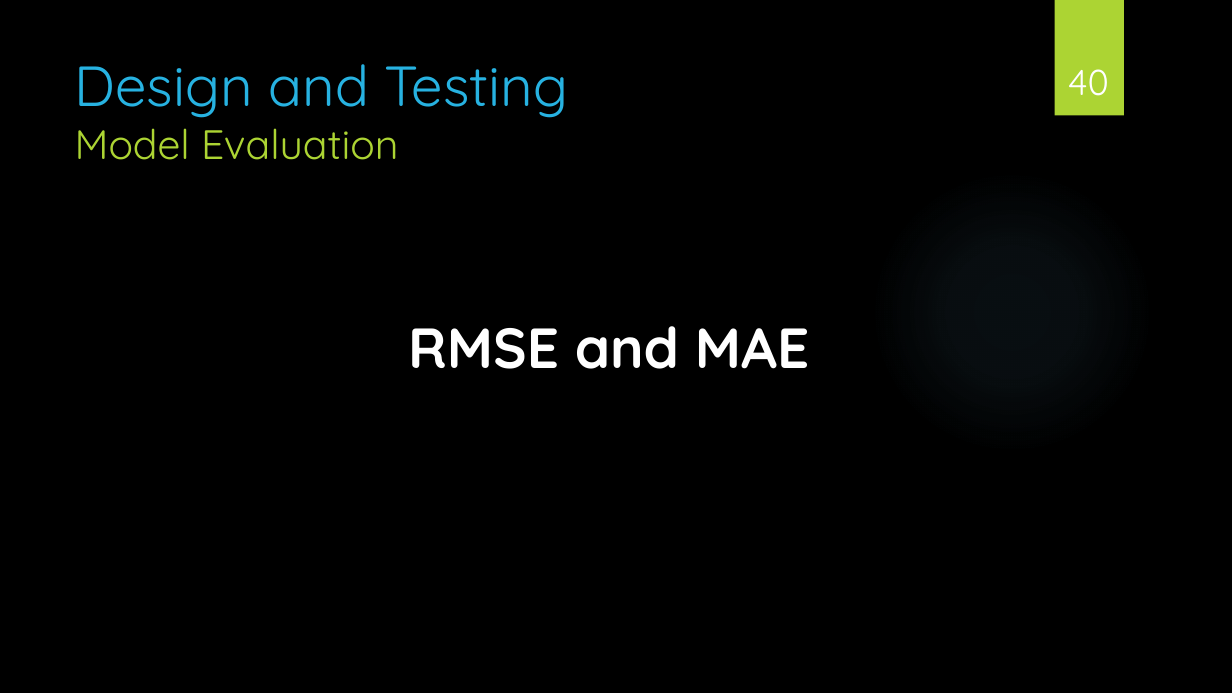
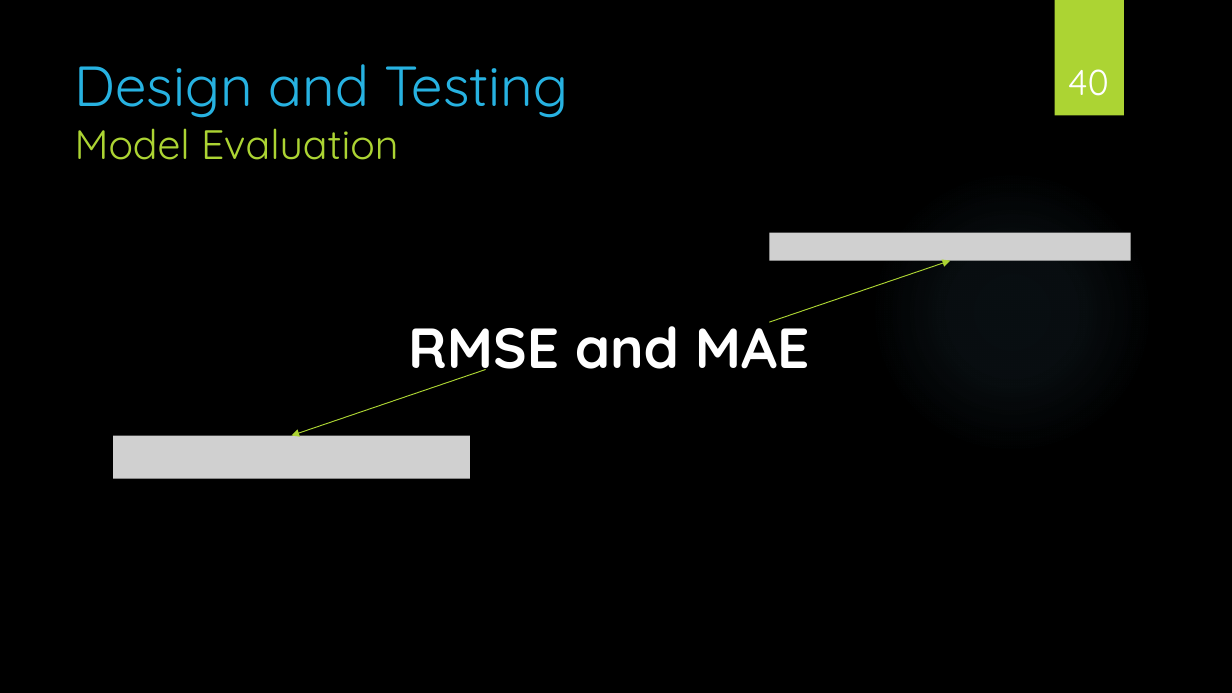
Before and after one commit to AbdullahArshad94/HousingData, a slide deck: slide 40 of endyearproject.pptx. Drawn at 1232x693 pixels with LibreOffice and Linux fonts; fonts in the diff are those of the drawing; grey boxes stand for pictures; background and template pictures are left out. Boxes give left, top, right and bottom in pixels: in the first picture for what was removed or moved away, otherwise in the second. Text is boxed around its words. In the diff, an @@ line names an element or a change of style, - is before the commit and + after.

```diff
--- a/endyearproject.pptx
+++ b/endyearproject.pptx
@@ picture added at box(770, 233, 1131, 261) @@
@@ arrow added from (770, 323) to (950, 261), #ACD433 0.75 pt @@
@@ arrow added from (485, 370) to (291, 435), #ACD433 0.75 pt @@
@@ picture added at box(113, 435, 470, 479) @@
```
Also in this commit, not shown: 2 other slides changed, 2 other files.
